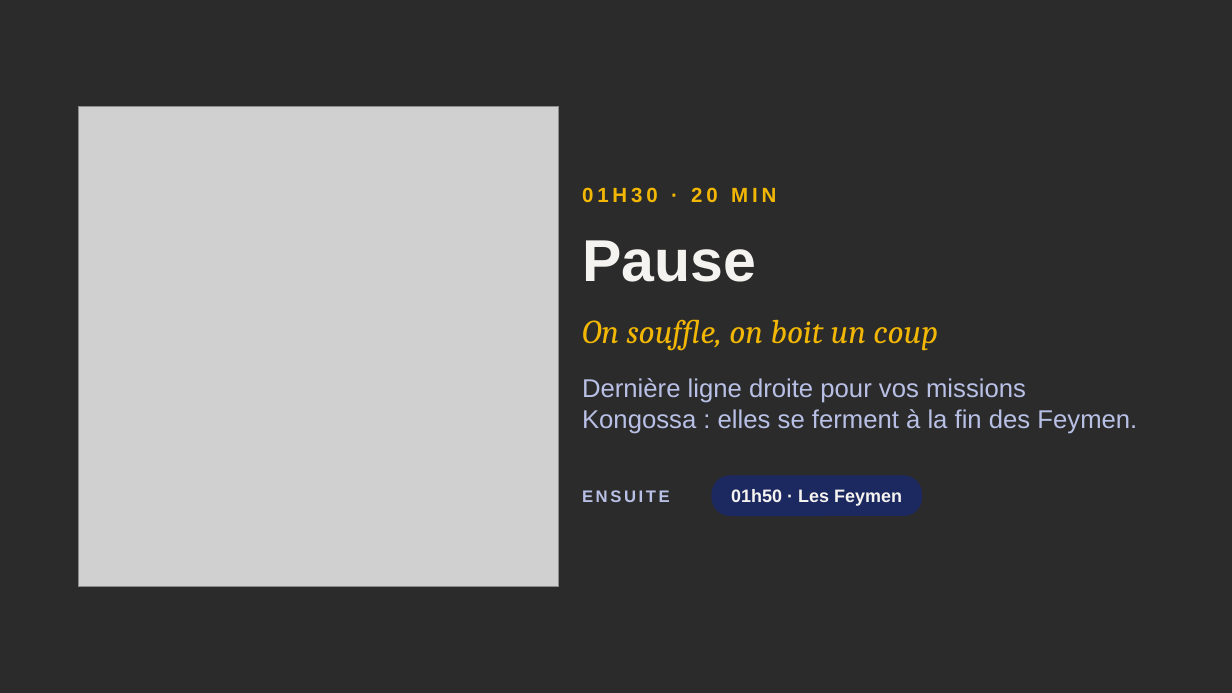
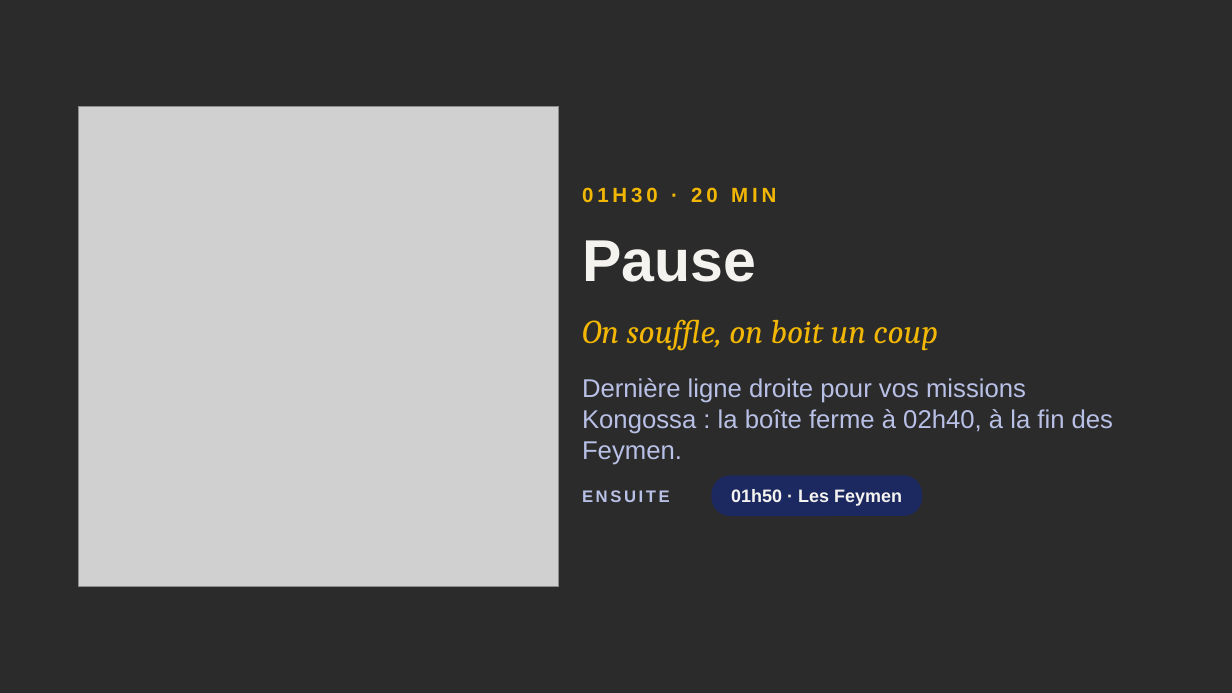
Before and after one commit to sedsgd/wilbid_game_night, a slide deck: slide 23 of documents/presentation-jour-j/Wilbid-presentation-jour-J.pptx. Drawn at 1232x693 pixels with LibreOffice and Linux fonts; fonts in the diff are those of the drawing; grey boxes stand for pictures; background and template pictures are left out; a plain dark background stands for a picture behind light text. Boxes give left, top, right and bottom in pixels: in the first picture for what was removed or moved away, otherwise in the second. Text is boxed around its words. In the diff, an @@ line names an element or a change of style, - is before the commit and + after.

```diff
--- a/documents/presentation-jour-j/Wilbid-presentation-jour-J.pptx
+++ b/documents/presentation-jour-j/Wilbid-presentation-jour-J.pptx
@@ text at <box>582,378,1113,465</box>: text changed @@
-Dernière ligne droite pour vos missions Kongossa : elles se ferment à la fin des Feymen.
+Dernière ligne droite pour vos missions Kongossa : la boîte ferme à 02h40, à la fin des Feymen.
```
Also in this commit, not shown: 1 other slide changed, 1 other file.
